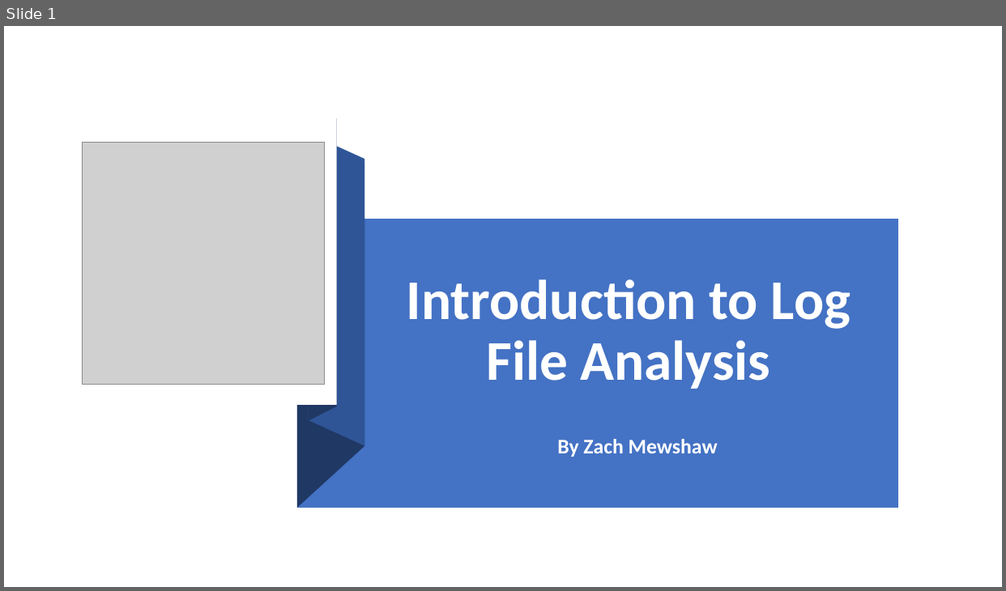
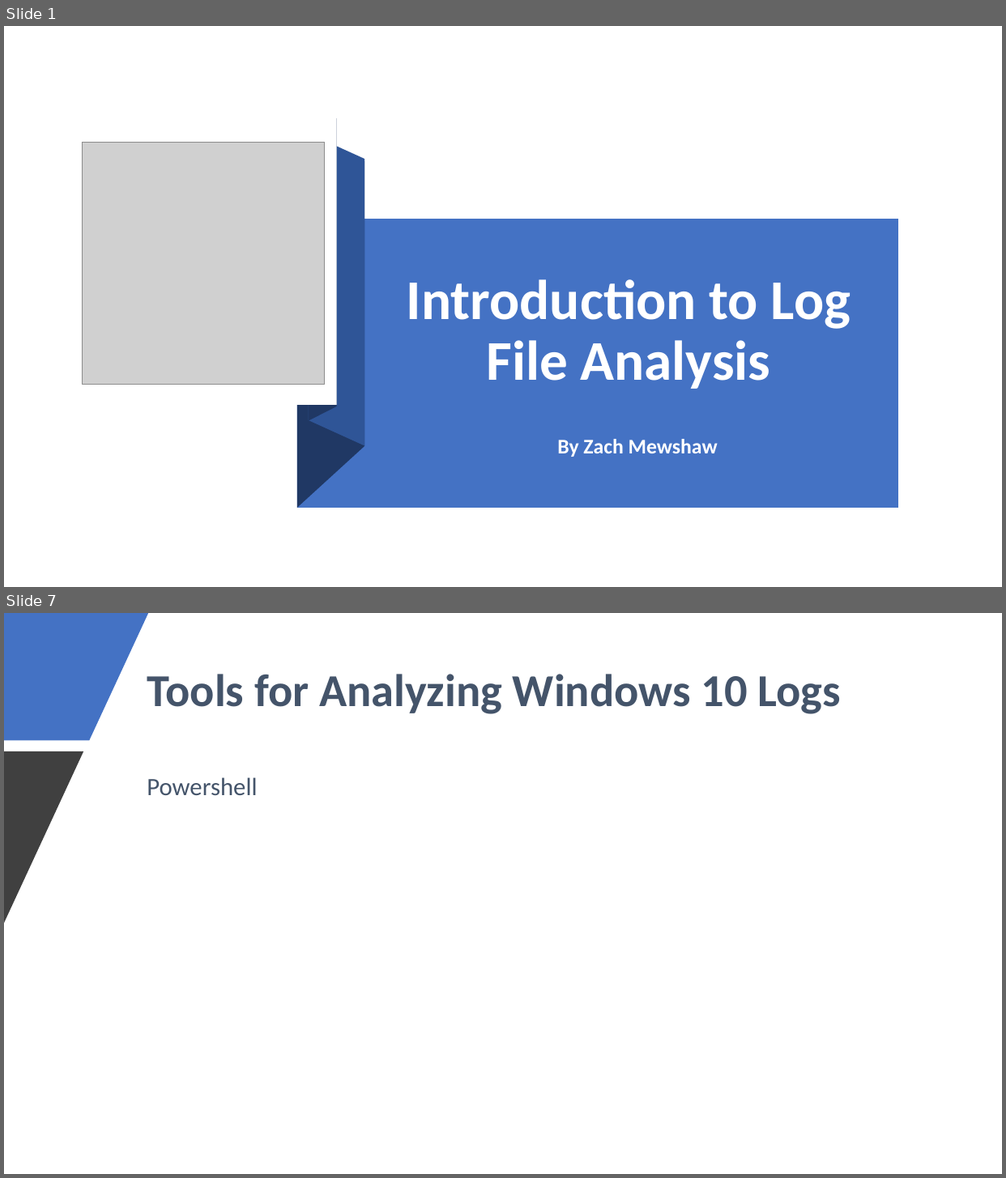
Before and after one commit to zmewshaw/cyber, a slide deck: ctf/mason/Introduction to Log File Analysis.pptx. Shown one above the other, each under a label of ours: slide 1 before the commit, slides 1 and 7 after it; the slides between them are not shown. The pictures are 1006x591 and 1006x1178 pixels, drawn with LibreOffice and Linux fonts; fonts in the diff are those of the drawing; grey boxes stand for pictures. Boxes give left, top, right and bottom in pixels: in the first picture for what was removed or moved away, otherwise in the second. Text is boxed around its words. In the diff, an @@ line names an element or a change of style, - is before the commit and + after.

```diff
--- a/ctf/mason/Introduction to Log File Analysis.pptx
+++ b/ctf/mason/Introduction to Log File Analysis.pptx
@@ slide 7 added at bbox=[4, 613, 1002, 1174], background #FFFFFF @@
@@ freeform shape added at bbox=[4, 613, 148, 740], fill #4472C4 @@
@@ title added at bbox=[147, 674, 842, 714], 44 pt, text #44546A, bold @@
+Tools for Analyzing Windows 10 Logs
@@ freeform shape added at bbox=[4, 752, 83, 923], fill #404040 @@
@@ text added at bbox=[147, 777, 257, 795], 24 pt, text #44546A @@
+Powershell
```
Also in this commit, not shown: 1 slide changed, 13 other slides added.
